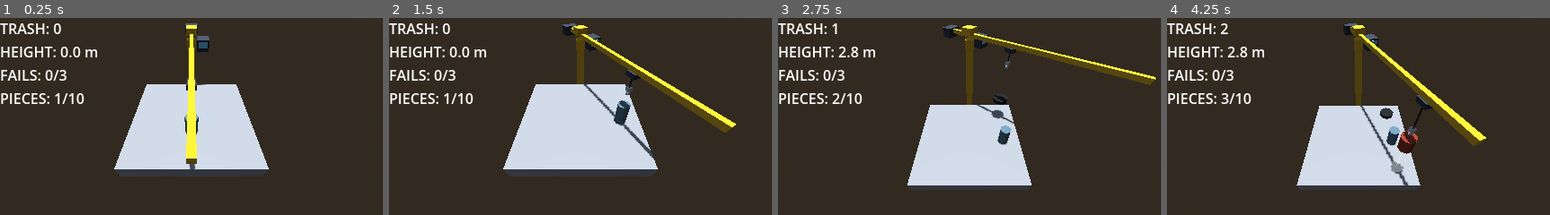
Above: before the commit, frames 1-4 (left to right).
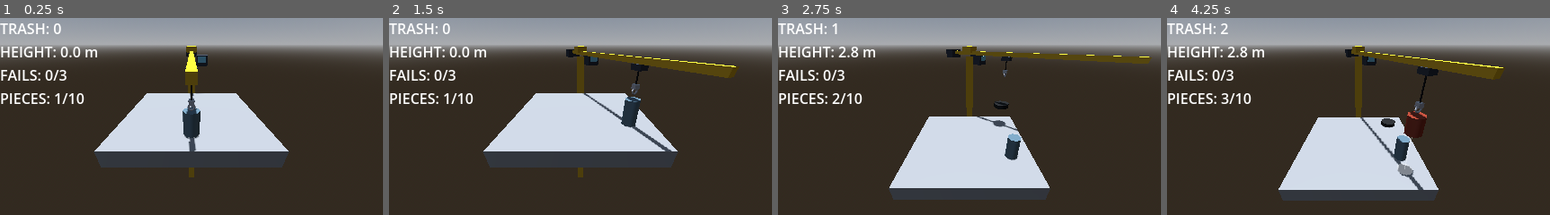
Above: after the commit, the same moments.

Repository: coconutTM/Stack-Chaos
Game: Godot game, scene res://scenes/main.tscn
Two runs of this game, one before a commit and one after it. Both use one fixed random seed, a clock stepped at 60 frames per second and the inputs below.
Inputs (mouse positions are in pixels of both pictures, inside the frame that each line leads up to):
- Up to frame 1 (0.25 s): no input
- Up to frame 2 (1.5 s): tap Enter at 0.5 s; move the mouse to (664, 114) at 0.52 s; click (664, 114) at 0.67 s; drag from (503, 136) to (561, 167) at 1.27 s
- Up to frame 3 (2.75 s): move the mouse to (1007, 79) at 2.02 s; click (1007, 79) at 2.17 s
- Up to frame 4 (4.25 s): drag from (1339, 167) to (1243, 92) at 2.77 s; move the mouse to (1473, 157) at 3.52 s; click (1473, 157) at 3.67 s

The runs differ from the first frame. In frame 1, 29% of the frame differs, in the area x 0-100%, y 0-81%; in frame 2, 33%; in frame 3, 27%; in frame 4, 31%.

Commit message:
Tweak camera angle and block stickiness
Co-Authored-By: Claude Sonnet 5.5 <noreply@anthropic.com>

Diff:
--- a/scenes/main.tscn
+++ b/scenes/main.tscn
@@ -31,7 +31,7 @@
 size = Vector3(9, 1, 9)
 
 [node name="Camera3D" type="Camera3D" parent="." unique_id=1602453327]
-transform = Transform3D(1, 0, 0, 0, 0.8660254, 0.5, 0, -0.5, 0.8660254, 0, 4.2000003, 8.5)
+transform = Transform3D(1, 0, 0, 0, 1, 0, 0, 0, 1, 0, 3.7000003, 8.5)
 script = ExtResource("3_orbit")
 
 [node name="Blocks" type="Node3D" parent="." unique_id=1719011144]
--- a/scripts/block.gd
+++ b/scripts/block.gd
@@ -7,8 +7,9 @@
 
 # ความหนืดที่ทำให้บล็อกที่ชิดกัน "ติด" กันเล็กน้อยคล้ายสไลม์ (หน่วง relative velocity
 # ของคู่ที่สัมผัสกันอยู่ ไม่ใช่แรงดึงดูดข้ามที่ว่าง) ยิ่งค่าสูง ยิ่งหนืด/กองง่ายขึ้น
-const STICK_LINEAR := 3.0   # หน่วงการไถลระหว่างสองชิ้นที่แตะกัน
-const STICK_ANGULAR := 0.5  # หน่วงการโยก/หมุนสัมพัทธ์ระหว่างสองชิ้นที่แตะกัน
+const STICK_LINEAR := 12.0  # หน่วงการไถลระหว่างสองชิ้นที่แตะกัน
+const STICK_ANGULAR := 3.0  # หน่วงการโยก/หมุนสัมพัทธ์ระหว่างสองชิ้นที่แตะกัน
+const STICK_PULL := 6.0     # แรงดูดเข้าหากันเฉพาะตอนแตะกันอยู่ (แบบการ์ตูน ๆ ช่วยดึงชิ้นที่ไถลกลับ)
 
 const SCENES := {
 	Kind.CRATE: preload("res://scenes/blocks/block_crate.tscn"),
@@ -93,3 +94,7 @@
 			continue
 		apply_central_force((other.linear_velocity - linear_velocity) * STICK_LINEAR)
 		apply_torque((other.angular_velocity - angular_velocity) * STICK_ANGULAR)
+		# ดูดเข้าหาจุดกึ่งกลางของอีกชิ้น (สองฝั่งรันแยกกัน แรงจึงเท่ากันและตรงข้าม ไม่ดันกองลอย)
+		var to_other := other.global_position - global_position
+		if to_other.length_squared() > 0.0001:
+			apply_central_force(to_other.normalized() * STICK_PULL)
--- a/scripts/crane.gd
+++ b/scripts/crane.gd
@@ -7,7 +7,7 @@
 
 const MAST_DIST := 5.4        # เสาห่างศูนย์กลางกองเท่านี้ (ฝั่งตรงข้ามกล้อง)
 const MAST_BOTTOM := -12.0    # เสาลงไปถึงเหวข้างล่าง (ยืนอยู่นอกพื้น)
-const JIB_ABOVE_HOLD := 3.5   # แขนเครนอยู่เหนือชิ้นที่ถือเท่านี้
+const JIB_ABOVE_HOLD := 3.0   # แขนเครนอยู่เหนือชิ้นที่ถือเท่านี้
 const JIB_BACK := 2.5         # แขนยื่นไปด้านหลังเสา (ฝั่ง counterweight)
 const JIB_FRONT := 11.5       # แขนยื่นไปด้านหน้า
 const IDLE_HOOK_LEN := 1.0    # ความยาวสายตอนไม่ได้ถืออะไร
--- a/scripts/orbit_camera.gd
+++ b/scripts/orbit_camera.gd
@@ -6,8 +6,8 @@
 
 signal tapped   # คลิกขวาแบบไม่ลาก
 
-const RADIUS := 8.0           # ระยะราบจากแกนกลางกอง
-const HEIGHT := 9.0           # สูงเหนือยอดกอง
+const RADIUS := 9.5           # ระยะราบจากแกนกลางกอง
+const HEIGHT := 5.5           # สูงเหนือยอดกอง
 const DRAG_THRESHOLD := 4.0   # ขยับเมาส์เกินกี่พิกเซลถึงนับว่าเป็นการลาก (ไม่ใช่คลิก)
 const DRAG_SENS := 0.012      # เรเดียนต่อพิกเซล
 const FOLLOW := 3.0           # ความเร็วตามความสูงกอง (สูตร exp ไม่ขึ้นกับ framerate)
Not shown: 1 places in scenes/main.tscn that only renumber resources
Not shown, changed: CLAUDE.md
